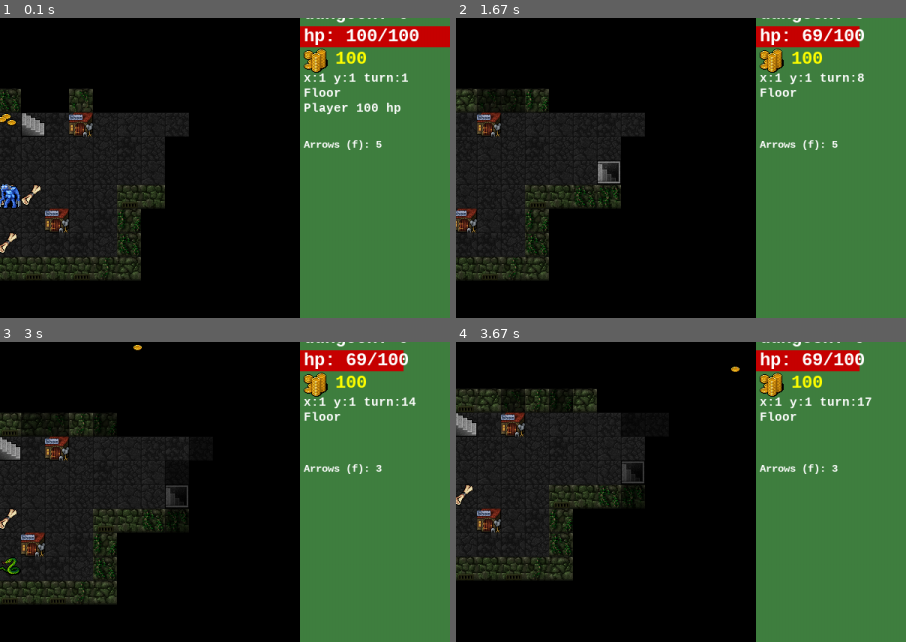
Above: before the commit, frames 1-4 (two rows, left to right).
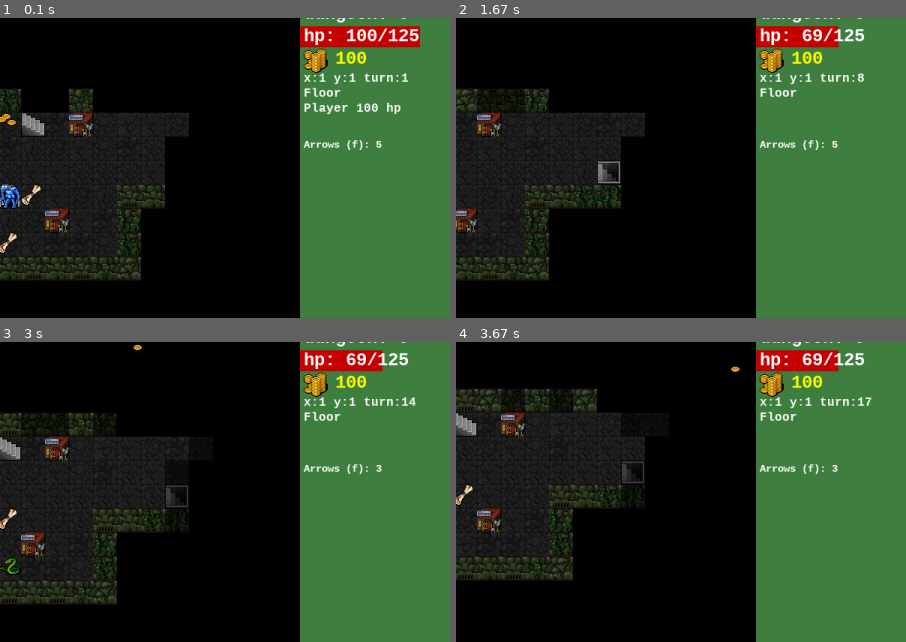
Above: after the commit, the same moments.

Repository: spheppner/roguebasin_python3
Game: pygame game, started from roguebasin_pygame.py
The game is run twice, just before and just after one commit, with the same random seed, the same clock (stepped at 60 frames per second) and the same inputs.
Inputs (mouse positions are % of the whole screen's width and height, from its top left):
- Up to frame 1 (0.1 s): no input
- Up to frame 2 (1.67 s): tap Space at 0.33, 0.73, 1.03, 1.23, 1.53 s; hold F 0.67-1.13 s; hold Right 0.67-1.13 s; move the mouse to (59, 26) at 0.7 s; hold Right 1.17-1.63 s
- Up to frame 3 (3 s): tap F at 1.67, 2.15 s; hold Up 2-2.3 s; tap Space at 2.07, 2.4, 2.7, 2.9 s; hold Right 2.33-2.8 s; tap + at 2.48 s; hold Left from 2.83 s (still down)
- Up to frame 4 (3.67 s): tap Space at 3.2, 3.47 s; release Left at 3.37 s; hold Down from 3.4 s (still down); tap F at 3.55 s
The pictures show only the part of the screen within x 50-100%, y 28-78%; the shares and areas given below are measured in that part.

The runs differ from the first frame. In frame 1, 0.6% of the frame differs, in the area x 88-100%, y 2-10%; in frame 2, 0.3%; in frame 3, 0.3%; in frame 4, 0.3%.

Commit message:
better shopping

Diff:
--- a/roguebasin_pygame.py
+++ b/roguebasin_pygame.py
@@ -948,6 +948,7 @@
         self.color = (200, 200, 0)
         self.char = "$"
         self.hint = "press Space to buy hp"
+        self.closed = False
 
 class StairUp(Immobile):
     """a stair, going upwards < or downwards >"""
@@ -1099,7 +1100,7 @@
         self.char = "@"
         self.color = (0, 0, 255)
         self.hitpoints = 100
-        self.hitpoints_max = 100
+        self.hitpoints_max = 125
         self.attack = (3, 6)
         self.defense = (3, 5)
         self.damage = (4, 5)
@@ -1189,6 +1190,45 @@
         self.place_loot(z=1)
 
         self.turn = 1
+
+    def wait_a_turn(self):
+        Game.log.append("You stay around for one turn")
+
+    def shopping(self):
+        """shop hp for gold if player stays on a shop
+        otherwise, just wait a turn doing nothing
+        return True if shopping sucessfull, otherwise return False"""
+        # -----on shop buy 10 hp for one gold------
+        for o in [o for o in Game.objects.values() if o.z == self.player.z and
+                  o.x == self.player.x and  o.y == self.player.y and
+                  isinstance(o, Shop)]:
+            # player is in a shop
+            if o.closed:
+                Game.log.append("This shop has gone out of business. Find another shop!")
+                return False
+            if self.player.gold <= 0:
+                Game.log.append("You found a shop but you lack Gold to buy anything :-(")
+                return False
+            # player is in shop and has gold
+            if self.player.hitpoints >= self.player.hitpoints_max:
+                Game.log.append("You are already at your maximum health. Shopping is useless now.")
+                return False
+            # shopping
+            self.player.gold -= 1
+            self.player.hitpoints += 10
+            self.player.hitpoints = min(self.player.hitpoints, self.player.hitpoints_max)
+            Game.log.append("You spent one gold for healing")
+            # 20% chance that shop dissapears
+            if random.random() < 0.2:
+                o.closed = True
+                Game.log.append("The shop is closed for business")
+            return True
+        else: # no shop found here
+            self.wait_a_turn()
+            return False
+
+
+
 
 
     def new_turn(self):
@@ -2621,27 +2661,10 @@
 
                         if event.key == pygame.K_SPACE:
                             # Game.turn += 1  # wait a turn
-                            Game.log.append("You stay around for one turn")
-
-                            # -----on shop buy 10 hp for one gold------
-                            for o in Game.objects.values():
-                                if (o.z == self.game.player.z and
-                                        o.x == self.game.player.x and
-                                        o.y == self.game.player.y and
-                                        self.game.player.gold > 0 and
-                                        isinstance(o, Shop)):
-                                    # and o.__class__.__name__=="Shop"):
-                                    self.game.player.gold -= 1
-                                    self.game.player.hitpoints += 10
-                                    self.start_healing_sprites()
-
+                            if self.game.shopping():
+                                 self.start_healing_sprites()
                             self.new_turn_in_Viewer()
 
-                            #self.redraw = True
-
-                        #if event.key == pygame.K_x:
-                        #    Flytext(text="Hallo Horst", pos=pygame.math.Vector2(300, 300), move=pygame.math.Vector2(0, -10),
-                        #            max_age=15)
 
                         if event.key == pygame.K_f:
                             # fire arrow to cursor
